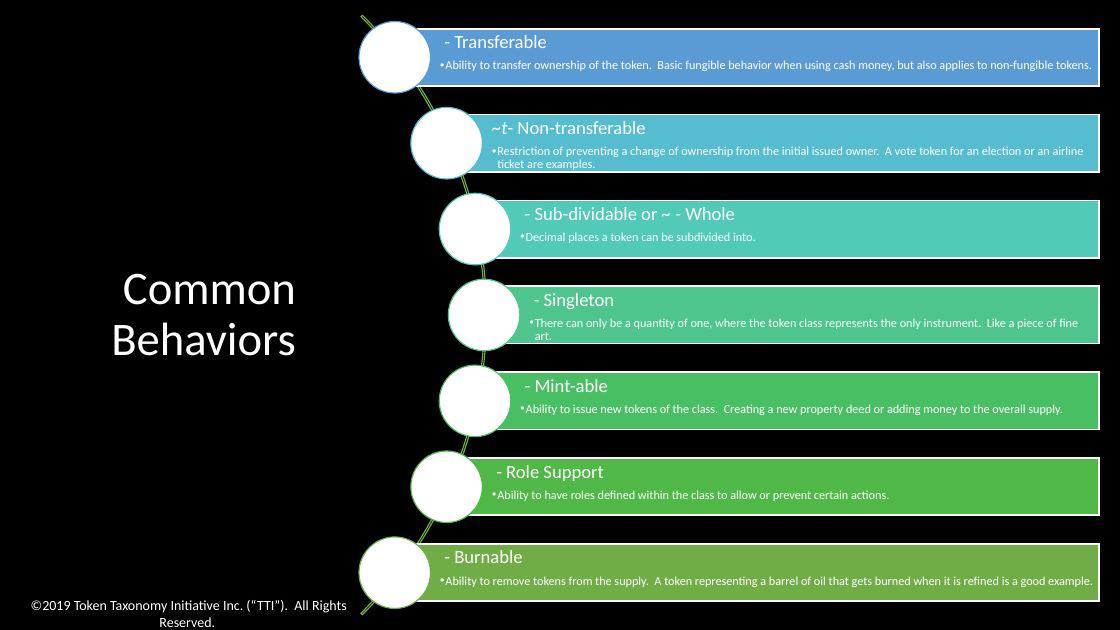
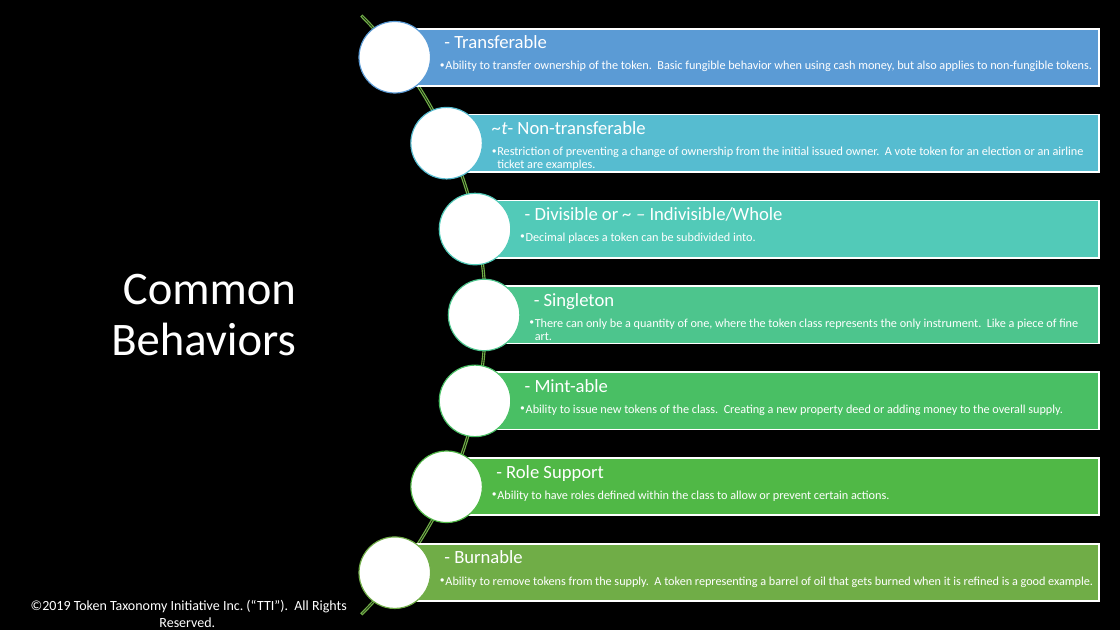
Before and after one commit to vipinsun/TokenTaxonomyFramework-pub, a slide deck: slide 12 of presentations/TTF-ExecOverview.pptx. Drawn at 1120x630 pixels with LibreOffice and Linux fonts; fonts in the diff are those of the drawing. Boxes give left, top, right and bottom in pixels: in the first picture for what was removed or moved away, otherwise in the second. Text is boxed around its words. In the diff, an @@ line names an element or a change of style, - is before the commit and + after.

```diff
--- a/presentations/TTF-ExecOverview.pptx
+++ b/presentations/TTF-ExecOverview.pptx
@@ text at bbox=[535, 207, 783, 221]: text changed @@
-- Sub-dividable or ~ - Whole
+- Divisible or ~ – Indivisible/Whole
```
Also in this commit, not shown: 2 other slides changed, 4 other files.
